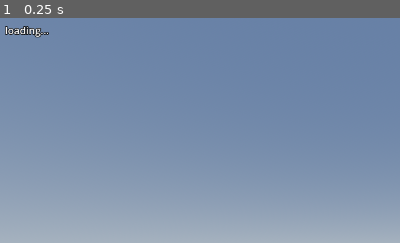
Above: before the commit, frame 1.
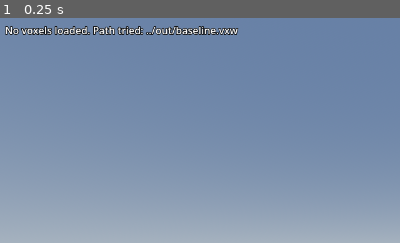
Above: after the commit, the same moment.

Repository: jamesgreatworld/slam-voxel-world
Game: Godot game, scene res://main.tscn
Two runs of this game, one before a commit and one after it. Both use one fixed random seed, a clock stepped at 60 frames per second and the inputs below.
Inputs:
- Up to frame 1 (0.25 s): no input
The pictures show only the part of the screen within x 0-50%, y 0-50%; the shares and areas given below are measured in that part.

The runs differ from the first frame. In frame 1, 1.7% of the frame differs, in the area x 1-60%, y 3-9%.
Error before the commit: Parse Error: Function "_read_entities_json()" not found in base self. (res://main.gd:185)

Commit message:
fix: main.gd no longer references deleted _read_entities_json
#2 refactor moved _read_entities_json into entity_edit_controller but
left one call to it in the CLI-test block (lines 184-185) where the
loop fetches the first entity id before driving grab/rotate/delete
hooks. GDScript parses statically, so even though that branch is gated
on --test-* flags, the unresolved symbol prevents the whole script from
loading: any launch (including a plain --world=foo.vxw) hits

    SCRIPT ERROR: Parse Error: Function "_read_entities_json()" not found

and main.gd never reaches _ready, leaving the HUD's default
"loading..." text on screen forever.

My post-refactor verification missed this because I ran the test
snapshot via a background task that I later stopped (b0nsqeu1y); the
console-mode launch had completed enough of _ready to log
entity_spawned events, but the parse error in a different invocation
context was never surfaced. The plain GUI launch path that the user
took today does surface it on every script (re)load.

Fix: inline the JSON-read directly in main.gd's CLI-test block (no new
helper, no controller round-trip — it's a tiny, one-place read).
Verified: F:/Godot console launch on uhumans2_apt_ent.vxw now reaches
world_loaded + entities_loaded(114) + snapshot in ~15 s, no parse
errors.

Co-Authored-By: Claude Opus 4.7 (1M context) <noreply@anthropic.com>

Diff:
--- a/godot_viewer/main.gd
+++ b/godot_viewer/main.gd
@@ -182,7 +182,14 @@
             entity_edit.spawn_in_front_of_rig(String(sid))
 
     if _test_delete_first or _test_rotate_first_deg != 0.0 or _test_grab_first_set:
-        var rec_list := _read_entities_json(_world_path_absolute + "/entities.json")
+        var ent_path := _world_path_absolute + "/entities.json"
+        var rec_list: Array = []
+        if FileAccess.file_exists(ent_path):
+            var txt := FileAccess.get_file_as_string(ent_path)
+            if not txt.is_empty():
+                var d = JSON.parse_string(txt)
+                if d != null and d.has("entities"):
+                    rec_list = d.entities
         if rec_list.size() > 0:
             var first_id := String(rec_list[0].get("id", ""))
             if _test_grab_first_set:
